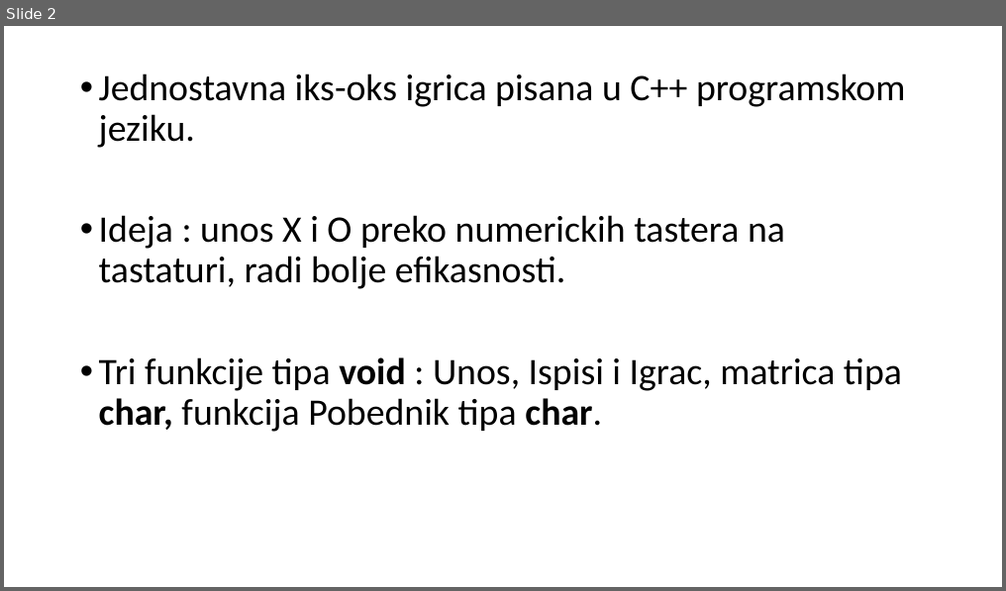
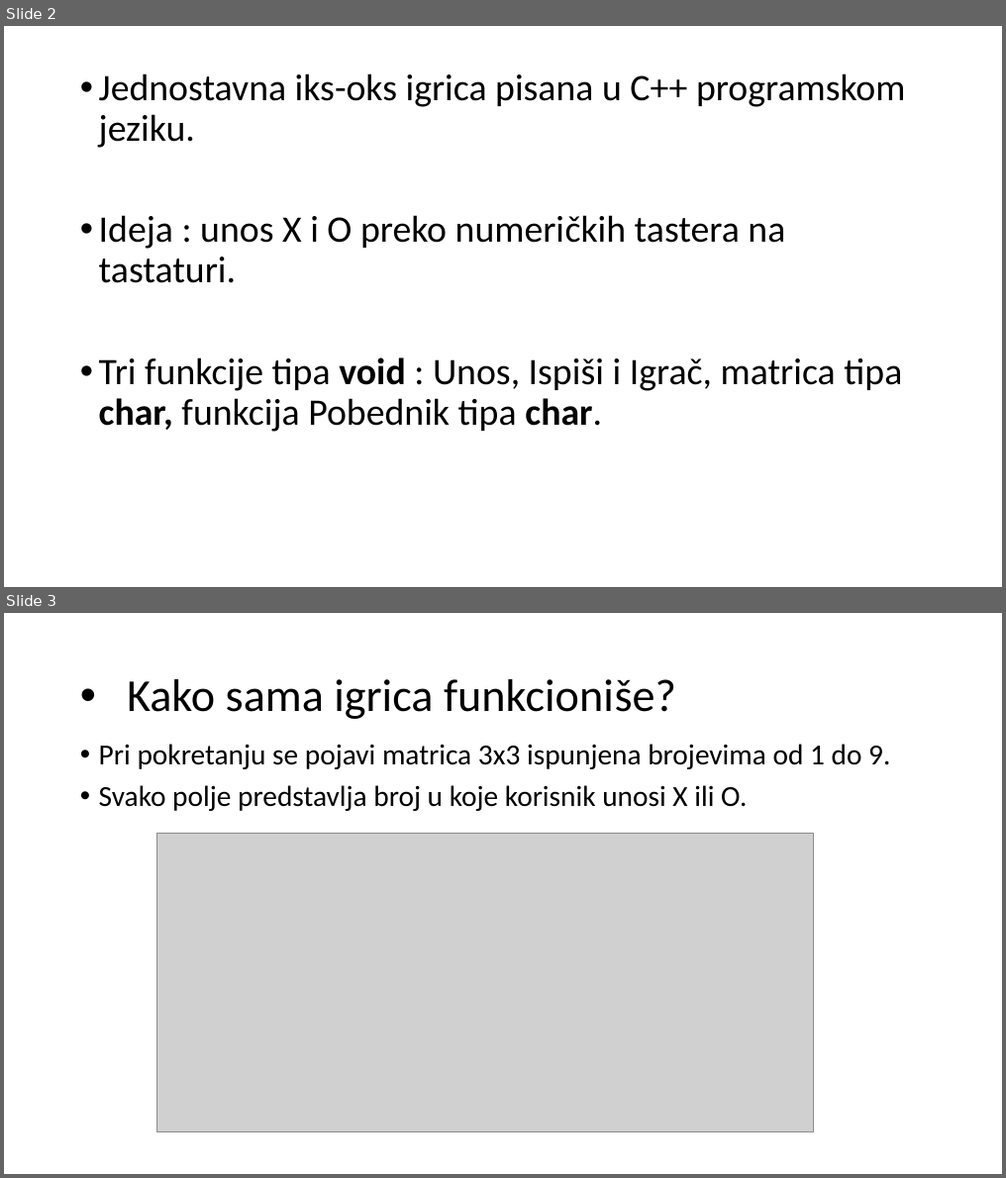
Before and after one commit to DjordjeA/X-O-game, a slide deck: Iks-Oks.pptx. Shown one above the other, each under a label of ours: slide 2 before the commit, slides 2 and 3 after it. The pictures are 1006x591 and 1006x1178 pixels, drawn with LibreOffice and Linux fonts; fonts in the diff are those of the drawing; grey boxes stand for pictures. Boxes give left, top, right and bottom in pixels: in the first picture for what was removed or moved away, otherwise in the second. Text is boxed around its words. In the diff, an @@ line names an element or a change of style, - is before the commit and + after.

```diff
--- a/Iks-Oks.pptx
+++ b/Iks-Oks.pptx
@@ slide 3 added at [4, 613, 1002, 1174], background #FFFFFF @@
@@ title added at [127, 679, 676, 719], 44 pt, text #000000 @@
+• Kako sama igrica funkcioniše?
@@ text added at [99, 744, 890, 811], 28 pt, text #000000 @@
+• Pri pokretanju se pojavi matrica 3x3 ispunjena brojevima od 1 do 9.
+• Svako polje predstavlja broj u koje korisnik unosi X ili O.
@@ picture added at [156, 833, 813, 1133] @@
@@ slide 2 changed as well @@
@@ text at [99, 215, 902, 432]: text changed @@
-• Ideja : unos X i O preko numerickih tastera na tastaturi, radi bolje efikasnosti.
-• Tri funkcije tipa void : Unos, Ispisi i Igrac, matrica tipa char, funkcija Pobednik tipa char.
+• Ideja : unos X i O preko numeričkih tastera na tastaturi.
+• Tri funkcije tipa void : Unos, Ispiši i Igrač, matrica tipa char, funkcija Pobednik tipa char.
```
Also in this commit, not shown: 1 other slide changed, 3 other slides added, 2 slides removed, 3 other files.
